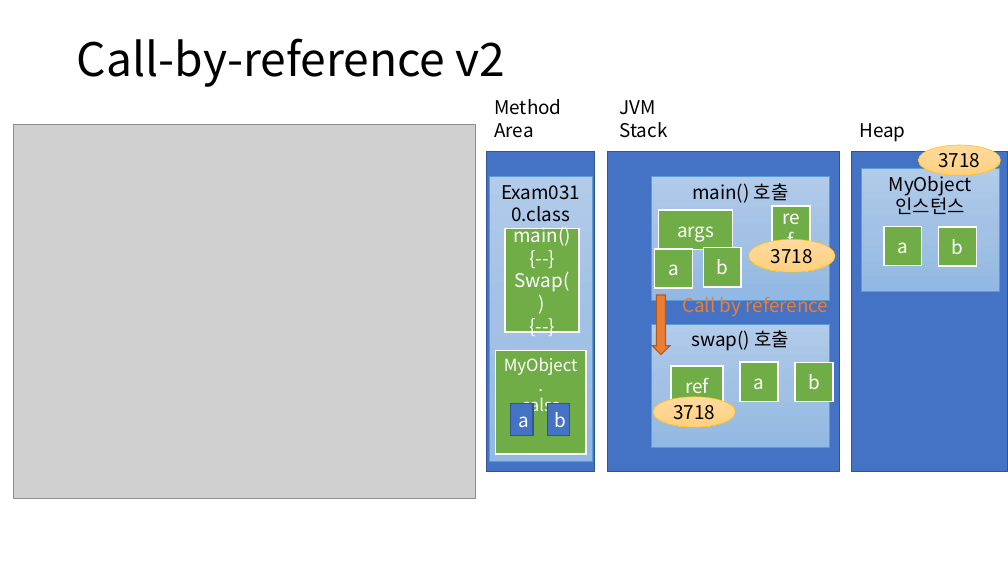
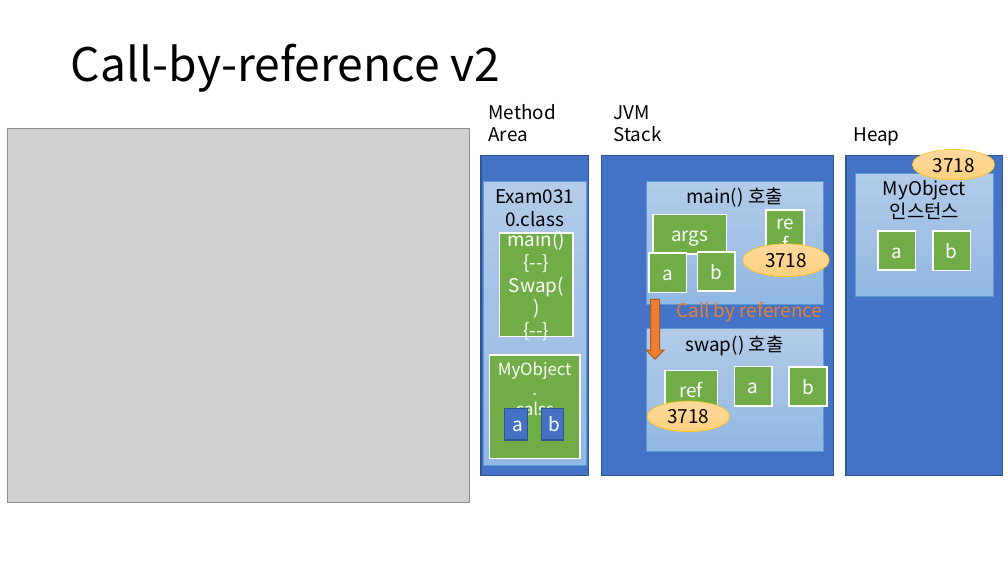
Before and after one commit to Dingadung/2022-study-workspace, a slide deck: slide 5 of study-note/자바/2022-07-18 내용정리.pptx. Drawn at 1008x567 pixels with LibreOffice and Linux fonts; fonts in the diff are those of the drawing; grey boxes stand for pictures. Boxes give left, top, right and bottom in pixels: in the first picture for what was removed or moved away, otherwise in the second. Text is boxed around its words. In the diff, an @@ line names an element or a change of style, - is before the commit and + after.

```diff
--- a/study-note/자바/2022-07-18 내용정리.pptx
+++ b/study-note/자바/2022-07-18 내용정리.pptx
@@ 20 rectangles, 4 texts, 3 ellipses, 1 picture, 1 title, 1 down arrow: place and size @@
-20 rectangles, 4 texts, 3 ellipses, 1 picture, 1 title, 1 down arrow at <box>14,38,1008,498</box>
+20 rectangles, 4 texts, 3 ellipses, 1 picture, 1 title, 1 down arrow at <box>8,43,1002,503</box>
```
Also in this commit, not shown: 2 other slides changed, 3 other files.
